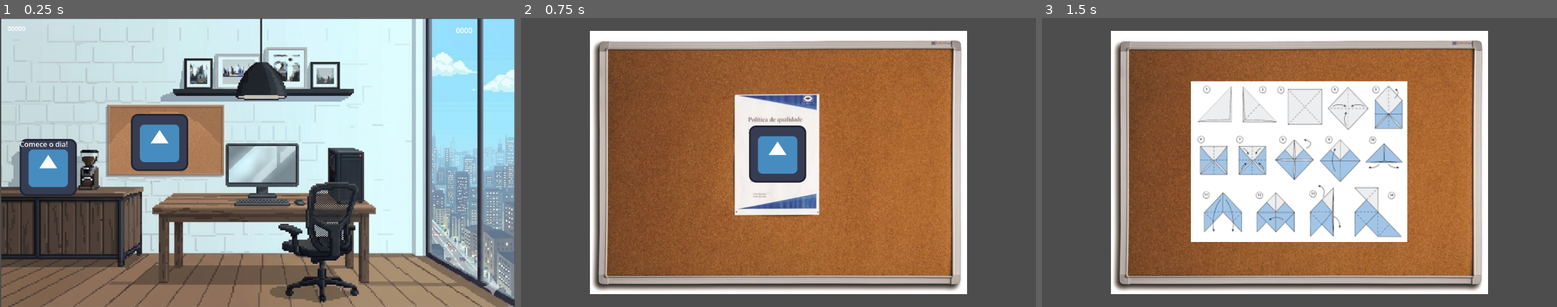
Above: before the commit, frames 1-3 (left to right).
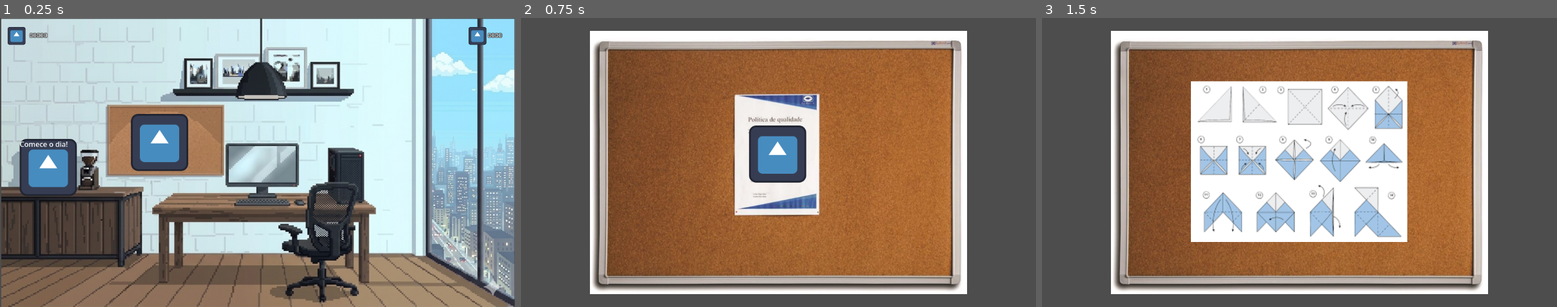
Above: after the commit, the same moments.

Repository: LucasSaab/Netetive
Game: Godot game, scene res://Scenes/Escritorio.tscn
The game is run twice, just before and just after one commit, with the same random seed, the same clock (stepped at 60 frames per second) and the same inputs. The engine's default icon, where the game draws it, is replaced by a stand-in: a white triangle on a blue panel in a dark square.
Inputs (mouse positions are in pixels of both pictures, inside the frame that each line leads up to):
- Up to frame 1 (0.25 s): no input
- Up to frame 2 (0.75 s): click (680, 142) at 0.5 s
- Up to frame 3 (1.5 s): click (1299, 153) at 1.25 s

The runs differ from the first frame. In frame 1, 0.6% of the frame differs, in the area x 1-98%, y 2-10%; in frame 2, nothing differs; in frame 3, nothing differs.
Error in both runs: Invalid access to property or key 'fame_received' on a base object of type 'Nil'. (res://Scenes/hud_manager.gd:8)

Commit message:
Ajustado elementos gráficos do HUD, bem como posicionamentos

Diff:
--- a/Scenes/Global.gd
+++ b/Scenes/Global.gd
@@ -1,29 +1,26 @@
 extends Node
-
 
 var fame: int = 0
 var money: float = 0
 
 # Avisos sobre a alteracao dos valores de fama e dinheiro
 signal altered_money(new_money: float)
-signal fame_received(more_fame: int)
-
-# Funcao para incrementar o dinheiro
+signal fame_received(new_fame: int)
 
 # Funcao para incrementar o dinheiro
 func add_money(qtd: float) -> void:
 	money += qtd
 	print("Seu saldo atual e de: %.2f" % money)
-	altered_money.emit(money) # Notifica a UI que o valor mudou
+	altered_money.emit(money)
+
+# Funcao para decrementar o dinheiro
+func decrease_money(qtd: float) -> void:
+	money -= qtd
+	print("Seu saldo atual e de: %.2f" % money)
+	altered_money.emit(money)
 
 # Funcao para incrementar a fama
 func add_fame(qtd: int) -> void:
 	fame += qtd
 	print("Sua fama atual e de: %d" % fame)
-	fame_received.emit(fame) # Notifica a UI que o valor mudou
-
-# Funcao para decrementar o dinheiro recebido
-func decrease_money(qtd: float) -> void:
-	money -= qtd
-	print("Seu saldo atual e de: %.2f" % money)
-	altered_money.emit(money) # Notifica a UI que o valor mudou
+	fame_received.emit(fame)
--- a/Scenes/Scores.tscn
+++ b/Scenes/Scores.tscn
@@ -1,6 +1,7 @@
 [gd_scene format=3 uid="uid://35642qeg3q5m"]
 
 [ext_resource type="Script" uid="uid://c82m2g4761n3x" path="res://Scenes/hud_manager.gd" id="1_3l0ju"]
+[ext_resource type="Texture2D" uid="uid://uhviytogc2lr" path="res://icon.svg" id="2_w4o4m"]
 
 [node name="Score" type="Node2D" unique_id=311059794]
 
@@ -11,21 +12,24 @@
 custom_minimum_size = Vector2(1100, 619)
 layout_mode = 3
 anchors_preset = 0
-offset_right = 50.0
-offset_bottom = 40.0
+offset_right = 1152.0
+offset_bottom = 647.0
+size_flags_vertical = 0
 mouse_filter = 2
 
 [node name="container" type="MarginContainer" parent="HUD/control" unique_id=1392905618]
 layout_mode = 0
-offset_right = 1116.0
-offset_bottom = 56.0
+offset_left = 9.0
+offset_top = 12.0
+offset_right = 1096.0
+offset_bottom = 68.0
 theme_override_constants/margin_left = 8
 theme_override_constants/margin_top = 8
 theme_override_constants/margin_right = 8
 theme_override_constants/margin_bottom = 8
 
 [node name="container_dinheiro" type="HBoxContainer" parent="HUD/control/container" unique_id=1119767093]
-custom_minimum_size = Vector2(1100, 40)
+custom_minimum_size = Vector2(1070, 40)
 layout_mode = 2
 size_flags_vertical = 0
 
@@ -34,39 +38,52 @@
 layout_mode = 2
 size_flags_horizontal = 8
 size_flags_vertical = 8
+texture = ExtResource("2_w4o4m")
+expand_mode = 1
+metadata/_edit_lock_ = true
 
 [node name="contador_dinheiro" type="Label" parent="HUD/control/container/container_dinheiro/icone_dinheiro" unique_id=774842961]
 layout_mode = 1
 anchors_preset = 15
 anchor_right = 1.0
 anchor_bottom = 1.0
-offset_left = 9.0
-offset_top = 6.0
-offset_right = 50.0
-offset_bottom = -14.0
+offset_left = 49.0
+offset_top = 9.0
+offset_right = 90.0
+offset_bottom = -11.0
 grow_horizontal = 2
 grow_vertical = 2
+theme_override_colors/font_outline_color = Color(0, 0, 0, 1)
 theme_override_constants/shadow_offset_x = 1
-theme_override_constants/outline_size = 0
+theme_override_constants/outline_size = 4
 theme_override_font_sizes/font_size = 14
 text = "00000"
+metadata/_edit_lock_ = true
 
 [node name="container_fama" type="HBoxContainer" parent="HUD/control/container" unique_id=1907827552]
 custom_minimum_size = Vector2(0, 40)
 layout_mode = 2
+size_flags_horizontal = 8
 size_flags_vertical = 0
 
 [node name="icone_fama" type="TextureRect" parent="HUD/control/container/container_fama" unique_id=699120972]
+custom_minimum_size = Vector2(40, 40)
 layout_mode = 2
-size_flags_horizontal = 8
+size_flags_horizontal = 0
+texture = ExtResource("2_w4o4m")
+expand_mode = 1
+metadata/_edit_lock_ = true
 
 [node name="contador_fama" type="Label" parent="HUD/control/container/container_fama/icone_fama" unique_id=951730407]
-custom_minimum_size = Vector2(100, 0)
+custom_minimum_size = Vector2(45, 0)
 layout_mode = 0
-offset_left = 949.0
-offset_top = 8.0
-offset_right = 1049.0
-offset_bottom = 31.0
+offset_left = 43.0
+offset_top = 9.0
+offset_right = 88.0
+offset_bottom = 32.0
 size_flags_horizontal = 10
+theme_override_colors/font_outline_color = Color(0, 0, 0, 1)
+theme_override_constants/outline_size = 4
+theme_override_font_sizes/font_size = 14
 text = "0000"
-horizontal_alignment = 2
+metadata/_edit_lock_ = true
--- a/Scenes/hud_manager.gd
+++ b/Scenes/hud_manager.gd
@@ -4,11 +4,11 @@
 @onready var contador_fama: Label = $control/container/container_fama/icone_fama/contador_fama
 
 func _ready() -> void:
-	# 1. Conecta os sinais do Global
+	# 1. Conecta os sinais do Autoload Global
 	Global.fame_received.connect(atualizar_fama)
 	Global.altered_money.connect(atualizar_dinheiro)
 
-	# 2. Atualiza com os valores atuais
+	# 2. Atualiza a UI com os valores atuais ao iniciar
 	atualizar_fama(Global.fame)
 	atualizar_dinheiro(Global.money)
 
